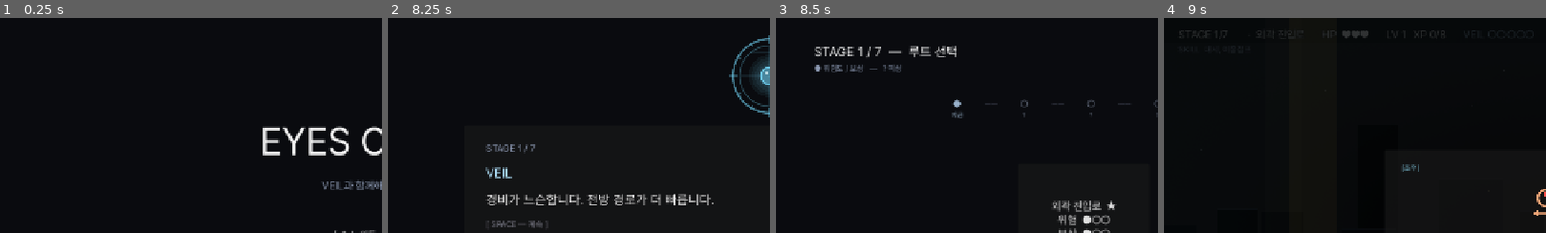
Above: before the commit, frames 1-4 (left to right).
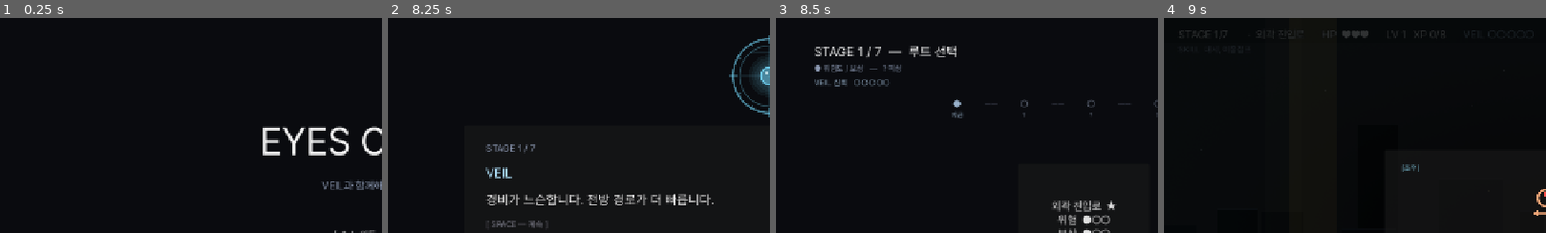
Above: after the commit, the same moments.

Repository: soomin007/EyesOnYou
Game: Godot game, scene res://scenes/main.tscn
Two runs of this game, one before a commit and one after it. Both use one fixed random seed, a clock stepped at 60 frames per second and the inputs below.
Inputs (mouse positions are % of the whole screen's width and height, from its top left):
- Up to frame 1 (0.25 s): no input
- Up to frame 2 (8.25 s): click "게임 시작" at 0.5 s; click "일반 모드" at 1.25 s; click "바로 시작" at 2 s; tap Enter (ui_accept) at 2.75 s; move the mouse to (72, 45) at 2.77 s; press the mouse at (72, 45) at 2.78 s; hold D (move_right) 2.78-4.28 s; tap W (jump) at 3.02, 3.77, 5.27, 6.02, 6.77 s; move the mouse to (30, 55) at 3.52 s; release the mouse at (30, 55) at 3.53 s; tap Shift (dash) at 3.6 s; move the mouse to (60, 28) at 4.27 s; hold A (move_left) 4.28-5.03 s; tap Space at 4.35 s; move the mouse to (45, 70) at 5.02 s; hold D (move_right) 5.03-6.53 s; tap Q at 5.1 s; click (45, 70) at 5.17 s; move the mouse to (80, 65) at 5.77 s; tap E at 5.85 s; move the mouse to (20, 35) at 6.52 s; hold A (move_left) 6.53-7.28 s; tap J at 6.6 s; move the mouse to (55, 50) at 7.27 s; hold D (move_right) 7.28-8.03 s; tap K at 7.35 s; click (55, 50) at 7.42 s; move the mouse to (35, 25) at 8.02 s; hold A (move_left) from 8.03 s (still down); click (35, 25) at 8.1 s
- Up to frame 3 (8.5 s): keep holding A (move_left); tap W (jump) at 8.27 s
- Up to frame 4 (9 s): release A (move_left) at 8.75 s; click "외곽 진입로 ★ 위험 ●○○ 보상 ●○○" at 8.75 s
The pictures show only the part of the screen within x 0-50%, y 0-50%; the shares and areas given below are measured in that part.

Frames 1-2 are identical in both runs. In frame 3, 0.3% of the frame differs, in the area x 10-30%, y 28-32%; in frame 4, nothing differs.
Error before the commit: Invalid call. Nonexistent function 'veil_trust_gauge_dots' in base 'Node (GameState.gd)'. (res://scripts/RouteMap.gd:91)

Commit message:
docs: README/PRD/SPEC 전면 최신화 + 죽은 prefix 코드 제거
- README: 엔딩(trust≥3→수용률50%), fire_boost T2(데미지+2→속사), 맵 11→12,
  ??? trust보너스 정정, 마우스 입력(기본 미매핑→설정 바인드), VeilDialogue/EndingResolver
  설명, "VEIL 어투 아크" 절 신설, 진행상태에 어투 아크 ✅
- PRD: 결말 표·두 축 정의(임계 3→수용률50%/aggression4, trust 클리어 적립)
- SPEC: HP 5→3, XP 5→8, Risk 배율 0.7/1.0/1.4→0.8/1.1/1.5, 입력 매핑
- map_audit: 2026-06-08 분석에 현황 배너(발사함정 등 구현 완료, 라우트 12)
- GameState: 미사용 TONE_PREFIXES/veil_tone_prefix 제거(감사 2회 지적)
- 검증: Godot 4.6 헤드리스 임포트 EXIT=0

Co-Authored-By: Claude Opus 4.8 (1M context) <noreply@anthropic.com>

Diff:
--- a/scripts/GameState.gd
+++ b/scripts/GameState.gd
@@ -316,27 +316,20 @@
 			return Color(0.60, 0.70, 0.80)   # 가장 차가움 — 거리감(적대 아님)
 	return Color(0.64, 0.76, 0.86)
 
-# 신뢰도 단계별 prefix 풀. 매 호출 random 선택 — 단조롭지 않게.
-# neutral의 "그럼, "은 뒷 문장과 어색하게 붙어 제거 (사용자 피드백). 대신 정보형 톤.
-const TONE_PREFIXES: Dictionary = {
-	"high":    ["당신이라면, ", "역시 당신이에요. ", "맞춰가볼게요. ", "믿어요. "],
-	"warm":    ["", "들어봐요, ", "", "제 의견은요, "],
-	"neutral": ["", "", "참고로, ", "보세요, "],
-	"cool":    ["음… ", "글쎄요. ", "흠… ", "잘 모르겠지만, "],
-	"broken":  ["마음대로 하세요. ", "원하는 대로요. ", "당신 결정이에요. ", "더는 안 말려요. "],
-}
-
-# 신뢰도에 따라 멘트 앞에 붙는 톤 변화. 같은 단계에서도 풀에서 랜덤 — 호출마다 다양.
-func veil_tone_prefix() -> String:
-	var tier: String = veil_trust_tier()
-	var arr: Array = TONE_PREFIXES.get(tier, [""])
-	if arr.is_empty():
-		return ""
-	return str(arr[randi() % arr.size()])
+# (구 TONE_PREFIXES / veil_tone_prefix 제거 — 2026-06-13. 어투는 신뢰밴드 대사 풀로 운반,
+#  레벨업 추천 앞 lead-in은 VeilDialogue.levelup_leadin. 미사용 dead code였음.)
 
 # 신뢰 게이지 — UI 표시용 (0.0 ~ +1.0 정규화). 0에서 차오름(§3.1 리베이스).
 func veil_trust_normalized() -> float:
 	return clampf(float(trust_score) / 15.0, 0.0, 1.0)
+
+# 신뢰 게이지 5점 문자열 — HUD/루트맵/레벨업 공용(드리프트 방지). 0에서 차오름.
+const TRUST_GAUGE_THRESHOLDS: Array[int] = [2, 4, 8, 12, 16]
+func veil_trust_gauge_dots() -> String:
+	var dots: String = ""
+	for th in TRUST_GAUGE_THRESHOLDS:
+		dots += "●" if trust_score >= int(th) else "○"
+	return dots
 
 func is_high_risk() -> bool:
 	return current_route_risk >= 3
Not shown, changed: PRD.md
Not shown, changed: README.md
Not shown, changed: docs/SPEC.md
Not shown, changed: docs/design/map_audit.md
